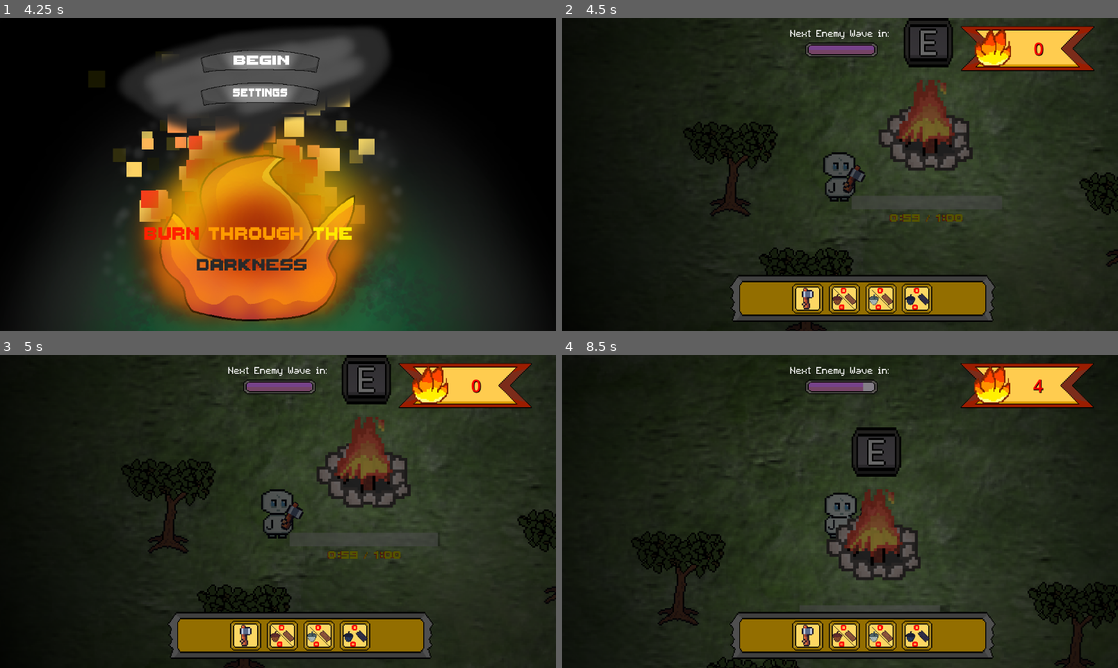
Above: before the commit, frames 1-4 (two rows, left to right).
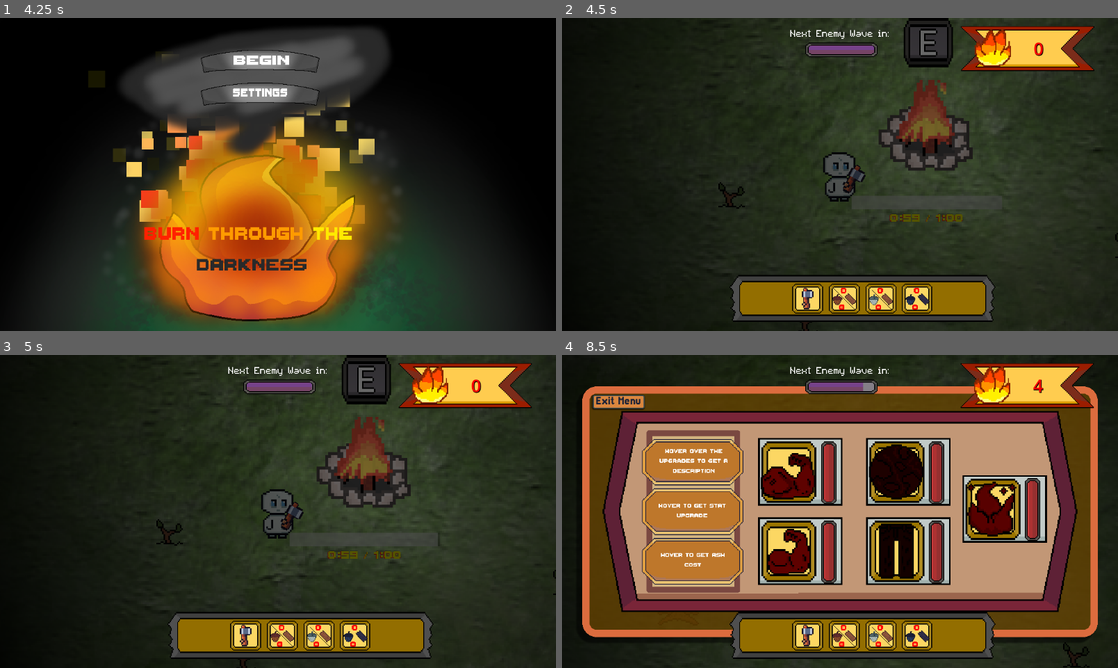
Above: after the commit, the same moments.

Repository: DaqCode/GameDevJS2025
Game: Godot game, scene res://scenes/UI/menu/menu.tscn
The game is run twice, just before and just after one commit, with the same random seed, the same clock (stepped at 60 frames per second) and the same inputs.
Inputs (mouse positions are in pixels of both pictures, inside the frame that each line leads up to):
- Up to frame 1 (4.25 s): tap Enter at 0.5 s; move the mouse to (400, 158) at 0.52 s; hold D (right) 0.53-1.28 s; hold E (interact) 0.53-1.28 s; tap Space at 1.25 s; move the mouse to (166, 190) at 1.27 s; hold S (down) 1.28-2.03 s; tap E (interact) at 1.35, 2.85 s; move the mouse to (333, 105) at 2.02 s; hold D (right) 2.03-2.78 s; hold E (interact) 2.03-2.78 s; move the mouse to (250, 237) at 2.77 s; hold W (up) 2.78-3.53 s; move the mouse to (444, 221) at 3.52 s; hold A (left) from 3.53 s (still down); hold E (interact) from 3.53 s (still down)
- Up to frame 2 (4.5 s): release A (left) at 4.25 s; release E (interact) at 4.25 s; click (823, 64) at 4.25 s
- Up to frame 3 (5 s): no input
- Up to frame 4 (8.5 s): tap Enter at 5 s; move the mouse to (673, 464) at 5.02 s; hold A (left) 5.03-5.78 s; tap E (interact) at 5.1, 6.6, 8.1 s; move the mouse to (867, 511) at 5.77 s; hold S (down) 5.78-6.53 s; hold E (interact) 5.78-6.53 s; move the mouse to (756, 433) at 6.52 s; hold D (right) 6.53-7.28 s; move the mouse to (962, 495) at 7.27 s; hold W (up) 7.28-8.03 s; hold E (interact) 7.28-8.03 s; move the mouse to (728, 527) at 8.02 s; hold D (right) from 8.03 s (still down)

Frame 1 is identical in both runs. In frame 2, 1.9% of the frame differs, in the area x 21-100%, y 33-100%; in frame 3, 1.9%; in frame 4, 68%, in the area x 3-100%, y 10-100%.
Error before the commit: Invalid assignment of property or key 'bus' with value of type 'StringName' on a base object of type 'Nil'. (res://scenes/characters/bron/bron.gd:26)

Commit message:
Small change

Diff:
--- a/gamedevjs2025/global/global_music_player.gd
+++ b/gamedevjs2025/global/global_music_player.gd
@@ -24,7 +24,7 @@
 
 		music_player.bus = "Music"
 		music_player.stream = music_play[0]
-		music_player.volume_db = -15
+		music_player.volume_db = -20
 
 	# Try to play if the current scene is valid
 	call_deferred("_on_scene_changed")
--- a/gamedevjs2025/scenes/assets/trees/tree_types.gd
+++ b/gamedevjs2025/scenes/assets/trees/tree_types.gd
@@ -82,7 +82,7 @@
 	"stage_4": Rect2(192, 0, 64, 64),
 	"chopped": Rect2(256, 0, 64, 64)
 }
-
+var music_player: AudioStreamPlayer
 # made this vars to cahnge it easiyer
 #effected by upgrades
 var minGrowTime = 1
@@ -91,7 +91,6 @@
 var hardMinGrowTime = 0.1
 
 func _ready() -> void:
-	self.bus = "SFX"
 	regrow_time.wait_time = get_grow_time()
 	regrow_time.start()
 	rng.randomize()
--- a/gamedevjs2025/scenes/characters/bron/bron.gd
+++ b/gamedevjs2025/scenes/characters/bron/bron.gd
@@ -21,9 +21,8 @@
 var near_tree: Node = null
 var chopping := false
 var facing_right = true
-var music_player: AudioStreamPlayer
 func _ready() -> void:
-	music_player.bus = "SFX"
+
 	Events.connect("open_upgrade", Callable(self, "_open_upgrade_menu"))
 
 	Events.upgradeBought.connect(updateSpeed)
